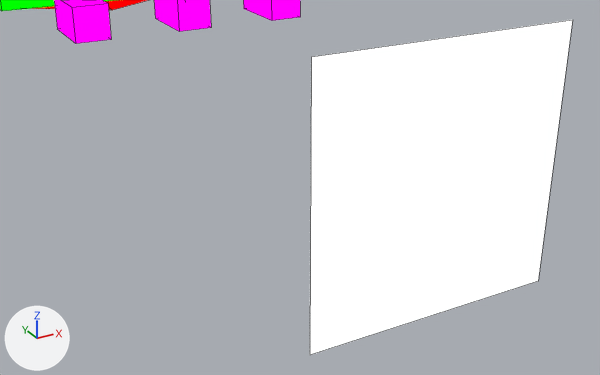
The Blender file assets-source/blender/motion/spinosaurus-eat.blend, before and after one commit.
Rendered twice from a 50 mm lens placed at (92.57, -33.57, 27.48), pointed at (94.84, -29.45, 25.42). Lighting does not change. The marker at lower left points along +X, +Y and +Z. The first picture is the older version. Mesh edges are drawn as thin lines.

In view in the first picture: 'DinoTycoon_Motion_spinosaurus_eat_eye', 'DinoTycoon_Motion_spinosaurus_eat_tooth0', 'DinoTycoon_Motion_spinosaurus_eat_tooth1', 'DinoTycoon_Motion_spinosaurus_eat_tooth2' and 2 more.
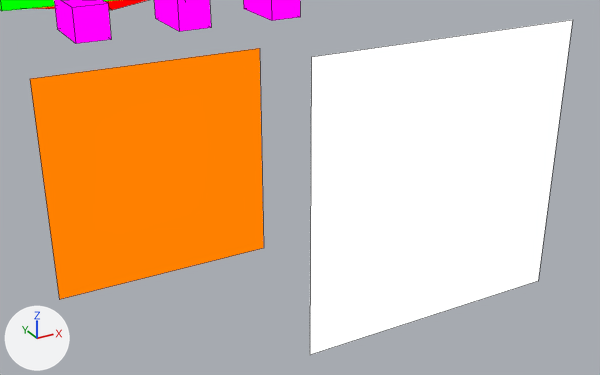
Patch to the scene script:
```diff
--- a/assets-source/blender/motion/spinosaurus-eat.blend.py
+++ b/assets-source/blender/motion/spinosaurus-eat.blend.py
@@ mat_dinotycoon_role_y @@
+mat_dinotycoon_role_y = emission_material('DinoTycoon_Role_Y')
+mat_dinotycoon_role_y.base_color = (1.0, 0.216, 0.0)  # orange #ff8000
@@ me_dinotycoon_motion_spinosaurus_eat_sample_eye_white @@
+me_dinotycoon_motion_spinosaurus_eat_sample_eye_white.from_pydata([(93.4, -29.0, 26.2), (94.8, -29.0, 26.2), (94.8, -29.0, 24.8), (93.4, -29.0, 24.8), (93.4, -29.0, 26.2), (94.8, -29.0, 26.2), (94.8, -29.0, 24.8), (93.4, -29.0, 24.8)], [], [(3, 2, 1, 0), (4, 5, 6, 7), (0, 1, 5, 4), (1, 2, 6, 5), (2, 3, 7, 6), (3, 0, 4, 7)])
+me_dinotycoon_motion_spinosaurus_eat_sample_eye_white.materials.append(mat_dinotycoon_role_y)  # orange #ff8000
@@ ob_dinotycoon_motion_spinosaurus_eat_eye_white @@
+ob_dinotycoon_motion_spinosaurus_eat_eye_white = bpy.data.objects.new('DinoTycoon_Motion_spinosaurus_eat_eye_white', me_dinotycoon_motion_spinosaurus_eat_sample_eye_white)
+ob_dinotycoon_motion_spinosaurus_eat_eye_white.location = (0.0, 0.0, 0.0)
```

Boxes (x1, y1, x2, y2) around the edits, measured in the pictures (600 x 375 px):
'DinoTycoon_Motion_spinosaurus_eat_eye_white', added (orange)
    after: (30, 48, 264, 300)
